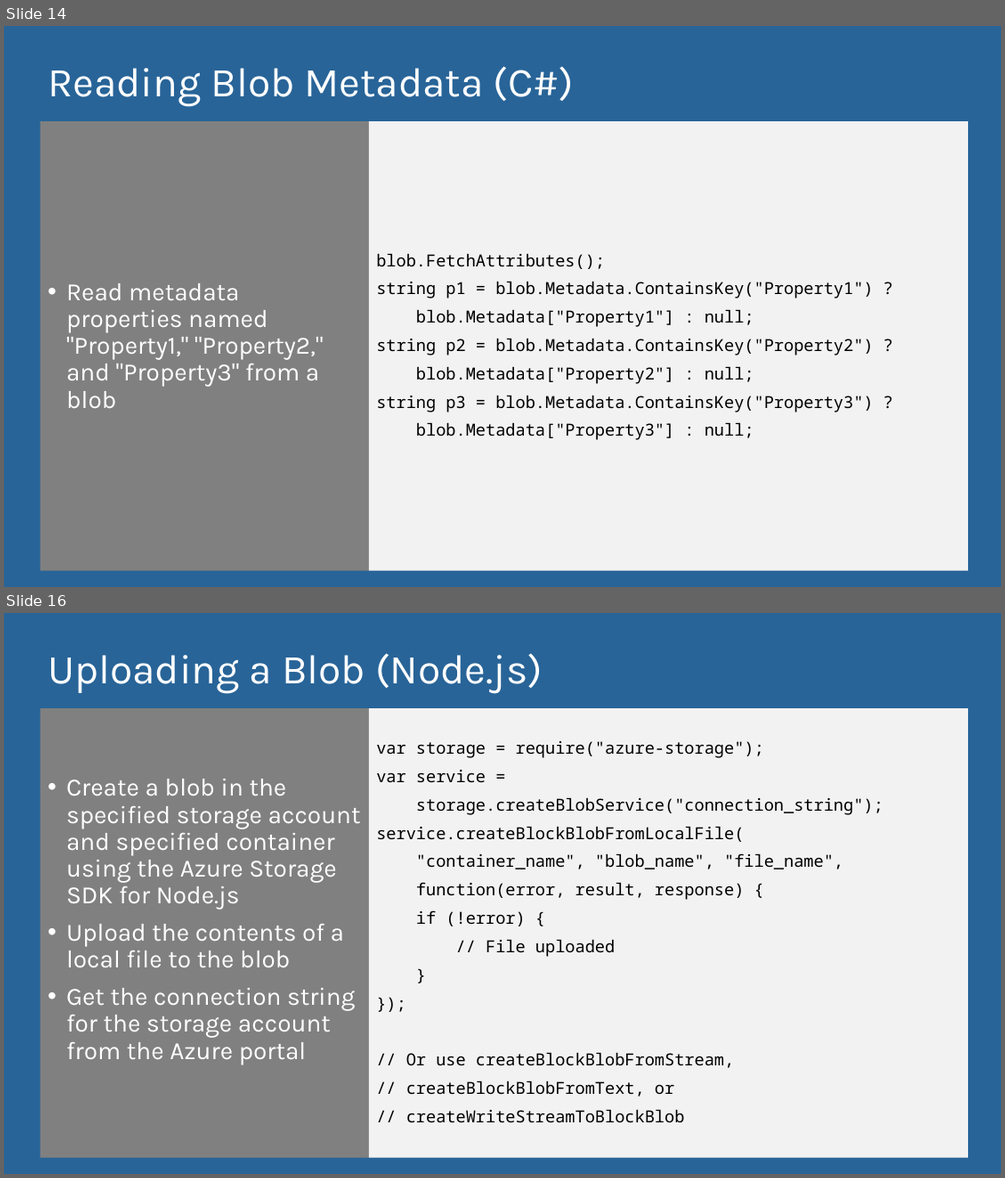
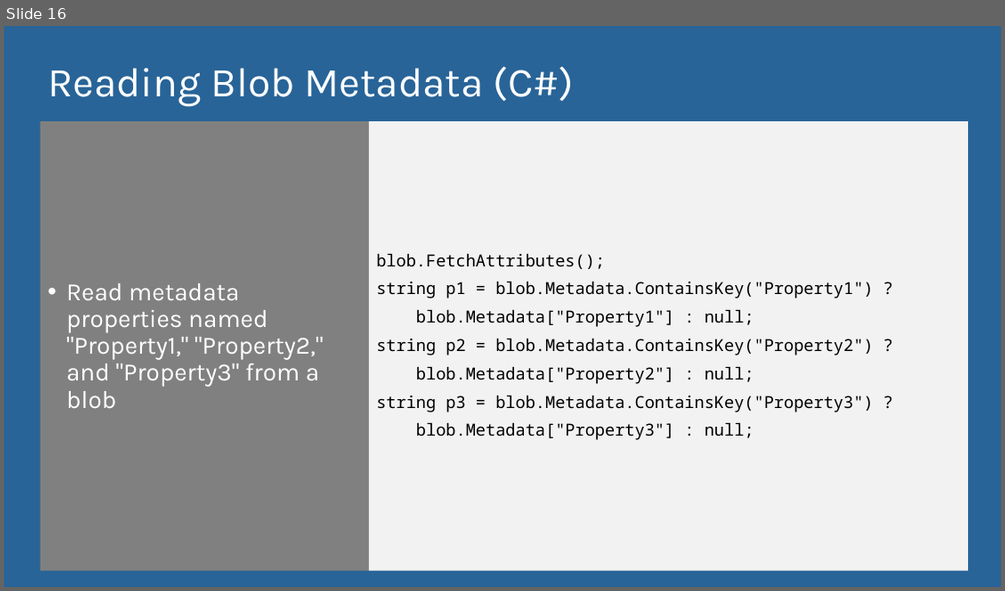
Before and after one commit to microsoft/AcademicContent, a slide deck: Workshop/Content/3. Storage/Azure Storage and Cognitive Services.pptx. Shown one above the other, each under a label of ours: slides 14 and 16 before the commit, slide 16 after it; the slides between them are not shown. The pictures are 1005x1178 and 1005x591 pixels, drawn with LibreOffice and Linux fonts; fonts in the diff are those of the drawing. Boxes give left, top, right and bottom in pixels: in the first picture for what was removed or moved away, otherwise in the second. Text is boxed around its words. In the diff, an @@ line names an element or a change of style, - is before the commit and + after.

Commit message:
Updated storage slides

```diff
--- a/Workshop/Content/3. Storage/Azure Storage and Cognitive Services.pptx
+++ b/Workshop/Content/3. Storage/Azure Storage and Cognitive Services.pptx
@@ slide 16 removed at [4, 613, 1001, 1174], background #286498 @@
@@ title removed at [48, 653, 542, 693] @@
-Uploading a Blob (Node.js)
@@ text removed at [40, 709, 369, 1159] @@
-• Create a blob in the specified storage account and specified container using the Azure Storage SDK for Node.js
-• Upload the contents of a local file to the blob
-• Get the connection string for the storage account from the Azure portal
@@ text removed at [369, 709, 968, 1159] @@
-var storage = require("azure-storage");
-var service =
-storage.createBlobService("connection_string");
-service.createBlockBlobFromLocalFile(
-"container_name", "blob_name", "file_name",
-function(error, result, response) {
-if (!error) {
-// File uploaded
-}
-});
-// Or use createBlockBlobFromStream,
-// createBlockBlobFromText, or
-// createWriteStreamToBlockBlob
@@ what was slide 14 is now slide 16 @@
```
Also in this commit, not shown: 2 slides added, 5 other slides removed.
